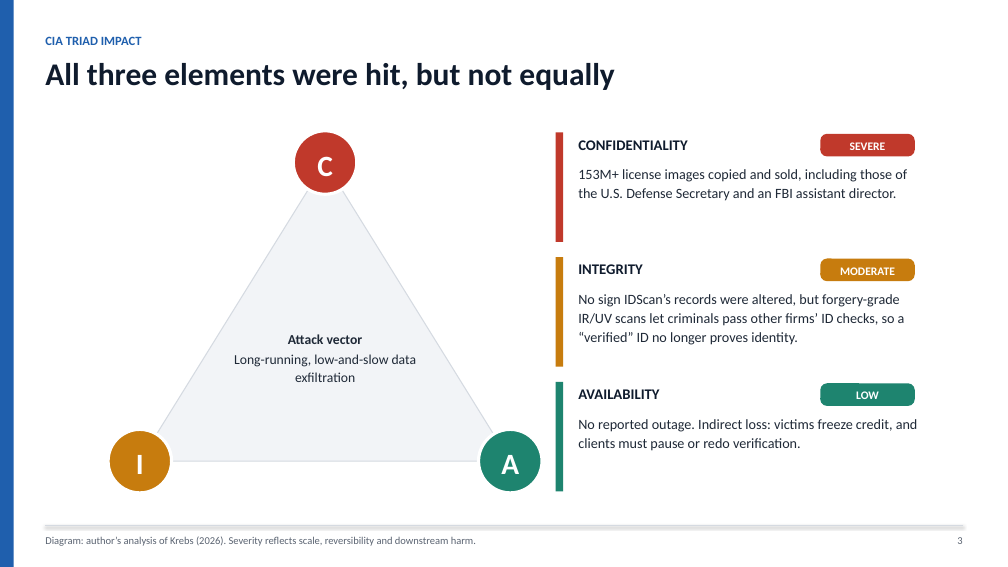
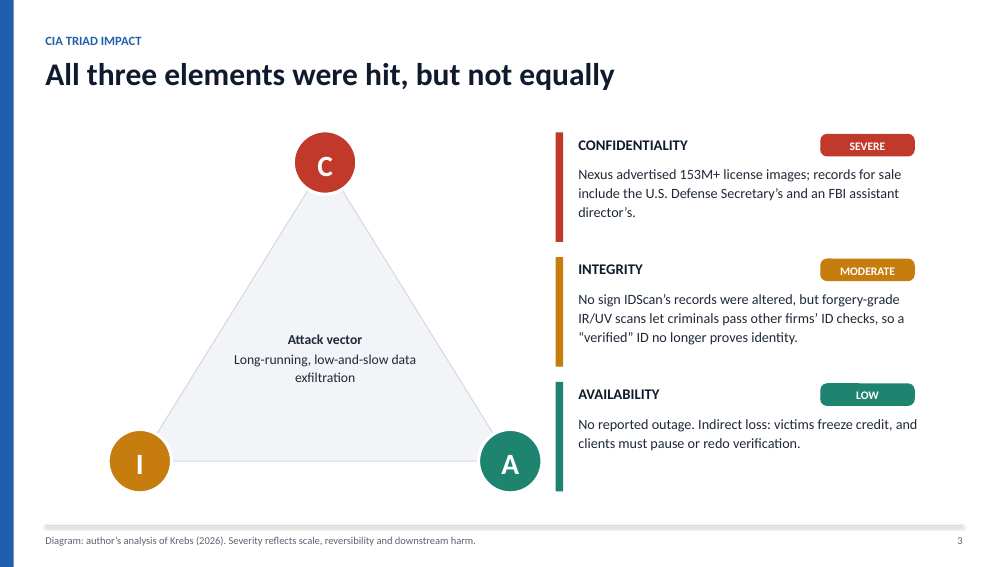
Before and after one commit to Ruthvik-Bandari/ArtificialIntelligence-for-Cybersecurity, a slide deck: slide 3 of module-02-cia-triad-analysis/Ruthvik_Nath_Bandari_Module2_CIA_Triad_Analysis.pptx. Drawn at 1008x567 pixels with LibreOffice and Linux fonts; fonts in the diff are those of the drawing. Boxes give left, top, right and bottom in pixels: in the first picture for what was removed or moved away, otherwise in the second. Text is boxed around its words. In the diff, an @@ line names an element or a change of style, - is before the commit and + after.

```diff
--- a/module-02-cia-triad-analysis/Ruthvik_Nath_Bandari_Module2_CIA_Triad_Analysis.pptx
+++ b/module-02-cia-triad-analysis/Ruthvik_Nath_Bandari_Module2_CIA_Triad_Analysis.pptx
@@ text at [578, 169, 902, 217]: text changed @@
-153M+ license images copied and sold, including those of the U.S. Defense Secretary and an FBI assistant director.
+Nexus advertised 153M+ license images; records for sale include the U.S. Defense Secretary’s and an FBI assistant director’s.
```
Also in this commit, not shown: 5 other slides changed, 4 other files.
